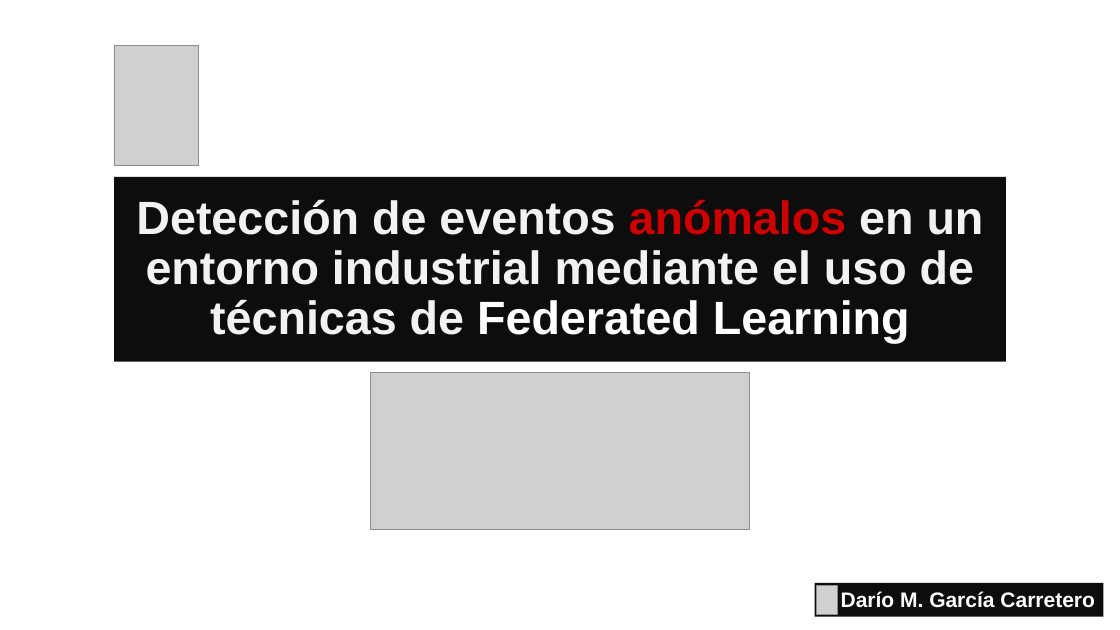
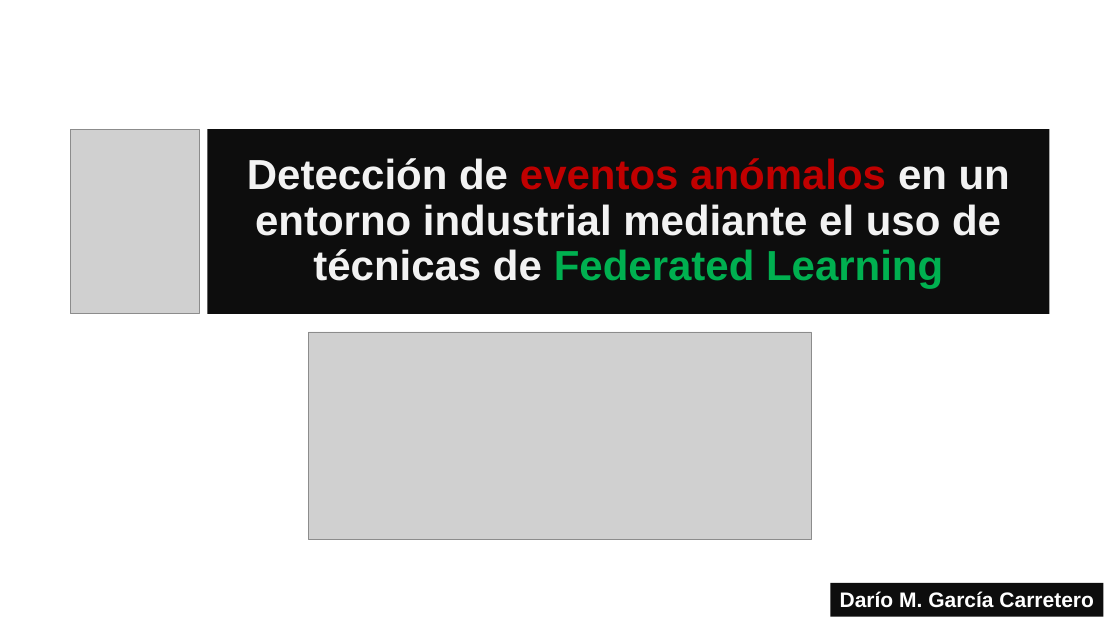
Before and after one commit to Borogum/masterdatacience, a slide deck: slide 1 of doc/TFM.pptx (slide 2 before the commit). Drawn at 1120x630 pixels with LibreOffice and Linux fonts; fonts in the diff are those of the drawing; grey boxes stand for pictures. Boxes give left, top, right and bottom in pixels: in the first picture for what was removed or moved away, otherwise in the second. Text is boxed around its words. In the diff, an @@ line names an element or a change of style, - is before the commit and + after.

Commit message:
Update presentation

```diff
--- a/doc/TFM.pptx
+++ b/doc/TFM.pptx
@@ picture: place and size @@
-picture at (114, 45, 198, 166)
+picture at (71, 129, 199, 314)
@@ title "Detección de eventos anómalos en ...": place and size @@
-title "Detección de eventos anómalos en ..." at (114, 177, 1007, 362)
+title "Detección de eventos anómalos en ..." at (208, 129, 1050, 314)
@@ title "Detección de eventos anómalos en ..." at (208, 129, 1050, 314): size 40 to 36 pt; text colour #F2F2F2 to #C00000 in "eventos"; text colour #CC0000 to #C00000 in "anómalos"; text colour #FFFFFF to #00B050 in "Federated Learning" @@
@@ picture: place and size @@
-picture at (371, 373, 750, 529)
+picture at (308, 332, 812, 539)
@@ picture removed at (817, 586, 837, 614) @@
@@ rectangle "Darío M. García Carretero": place and size @@
-rectangle "Darío M. García Carretero" at (815, 583, 1104, 617)
+rectangle "Darío M. García Carretero" at (831, 583, 1104, 617)
@@ rectangle "Darío M. García Carretero" at (831, 583, 1104, 617): alignment right to centre @@
```
Also in this commit, not shown: 3 slides added, 2 slides removed.
